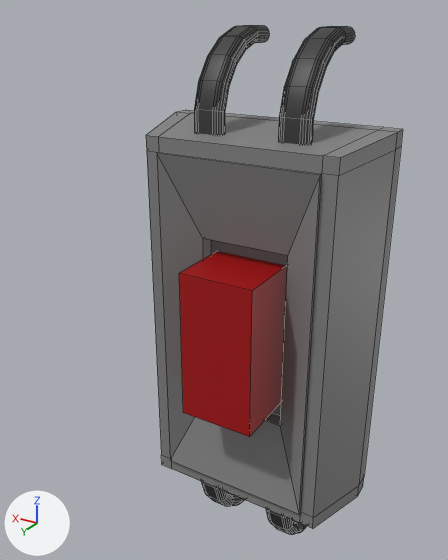
Before and after pictures for a commit that changed the FBX model Assets/Base/Interactables/button.fbx.
Both versions are drawn from a camera (50 mm lens) standing at (-0.35, 0.683, 0.387) and looking at (0.064, -0.008, 0.041). The axes (+X, +Y, +Z) are drawn at lower left. The lights are the same throughout. The picture after the commit comes second. Mesh edges are drawn as thin lines. Where no turn or scale is listed for an object, it has been applied to the vertices.
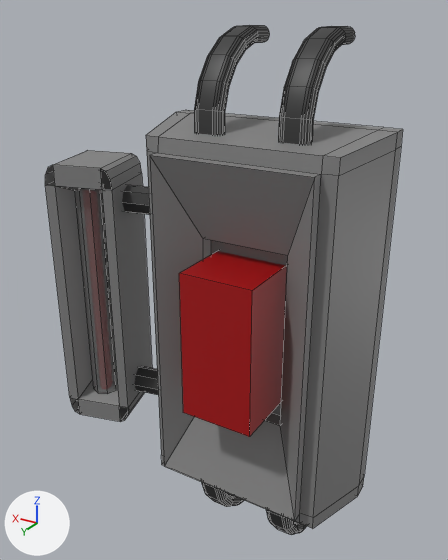
Where the newer file only moved an object's origin or applied its transform, the numbers keep the older frame.

Where the change shows, as pixel boxes [x1, y1, x2, y2] in the pictures (448 x 560 px; the box of a moved part takes in the faces that stretch with it):
'Cube.002', added: after [45, 150, 152, 422]
'Cylinder.001', added: after [75, 183, 117, 394]
'Cylinder', added: after [122, 185, 159, 395]
part 1 of me_cube, moved or reshaped: [147, 143, 332, 527] in both

The change, as a diff of the scene's bpy script:
```diff
--- a/Assets/Base/Interactables/button.fbx.py
+++ b/Assets/Base/Interactables/button.fbx.py
@@ mat_material_003 @@
+mat_material_003 = principled_material('Material.003')
+mat_material_003.base_color = (0.22, 0.22, 0.22)  # grey #818181
+mat_material_003.alpha = 0.528
@@ me_cube @@
 # used by ob_cube_001; location = (0.0, 0.0, 0.0)
 # before: 28 (0.106, 0.075, 0.231) at pixel (158, 152), 29 (0.106, 0.075, -0.231), 30 (-0.106, 0.075, -0.231) at pixel (300, 512), 31 (-0.106, 0.075, 0.231) at pixel (321, 173), 33 (0.106, 0.079, 0.231) at pixel (156, 152)
 # before: 34 (0.106, 0.079, -0.231) at pixel (170, 460), 36 (-0.106, 0.079, -0.231) at pixel (299, 514), 38 (-0.106, 0.079, 0.231) at pixel (320, 174)
-me_cube.from_pydata(...)  # 68 vertices, 66 faces; spans x -0.152..0.152, y -0.075..0.079, z -0.263..0.263
+me_cube.from_pydata(...)  # 68 vertices, 66 faces; spans x -0.152..0.152, y -0.075..0.094, z -0.263..0.263
+# me_cube part 1
+for i in [*range(28, 32)]: me_cube.vertices[i].co += Vector((0.0, 0.002, 0.0))
+for i in [33, 34, 36, 38]: me_cube.vertices[i].co += Vector((0.0, 0.015, 0.0))
 me_cube.materials.append(mat_material)
@@ me_cylinder_001 @@
+me_cylinder_001.from_pydata(...)  # an 8-sided cylinder along z spanning x -0.02..0.02, y -0.02..0.02, z 0.0..0.33
+me_cylinder_001.materials.append(mat_material_003)  # grey #818181
@@ me_cube_001 @@
+me_cube_001.from_pydata(...)  # 44 vertices, 30 faces; spans x -0.061..0.061, y -0.061..0.061, z -0.2..0.2
+me_cube_001.materials.append(mat_material)  # grey #838383
@@ me_cylinder_003 @@
+me_cylinder_003.from_pydata(...)  # 32 vertices, 20 faces; spans x -0.041..0.041, y -0.027..0.027, z -0.314..0.02
+me_cylinder_003.materials.append(mat_material_001)  # dark grey #353535
@@ ob_cylinder_001 @@
+ob_cylinder_001 = bpy.data.objects.new('Cylinder.001', me_cylinder_001)
+ob_cylinder_001.location = (0.247, 0.052, -0.163)
@@ ob_cube_002 @@
+ob_cube_002 = bpy.data.objects.new('Cube.002', me_cube_001)
+ob_cube_002.location = (0.25, 0.035, 0.0)
@@ ob_cylinder @@
+ob_cylinder = bpy.data.objects.new('Cylinder', me_cylinder_003)
+ob_cylinder.location = (0.172, 0.019, 0.147)
```
